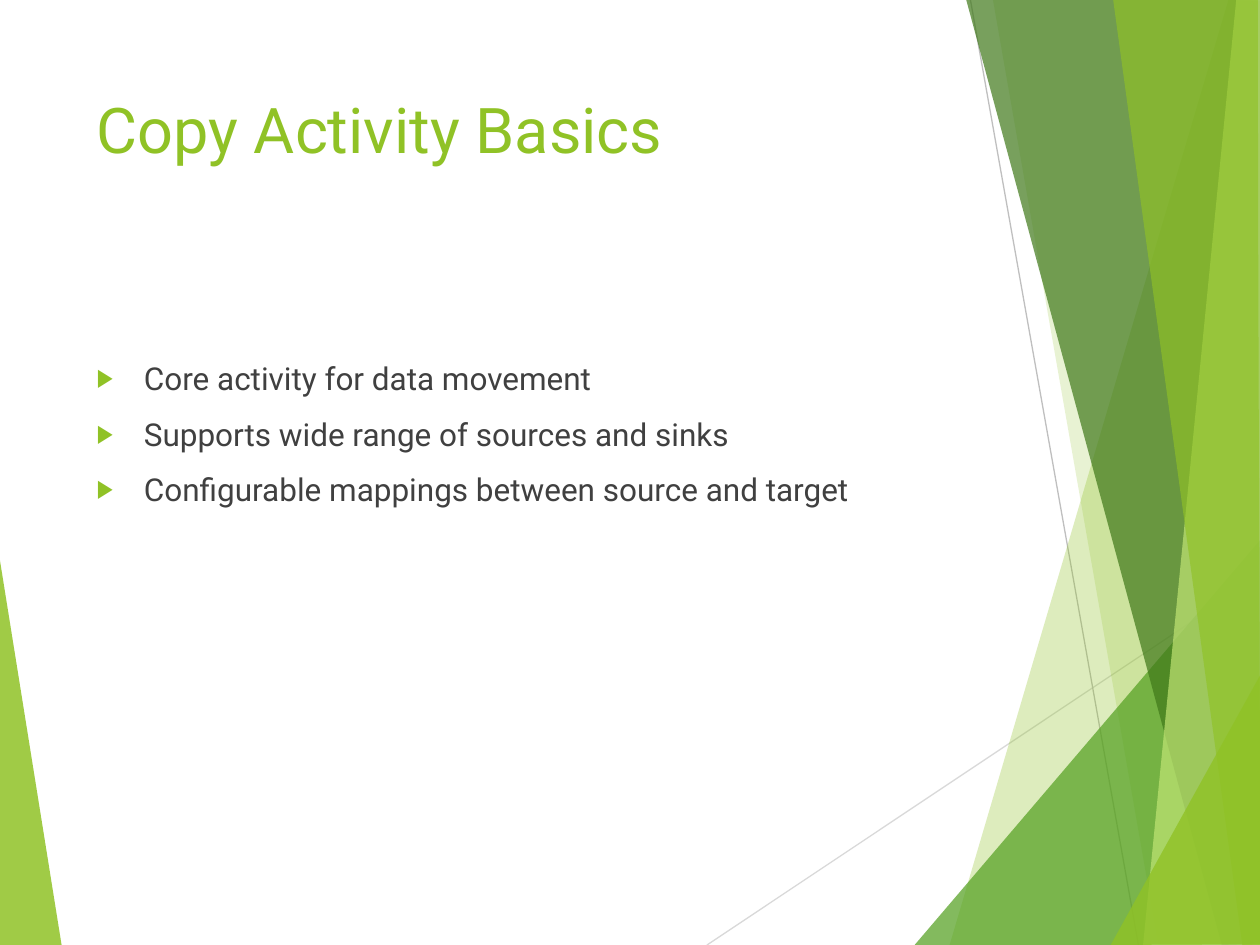
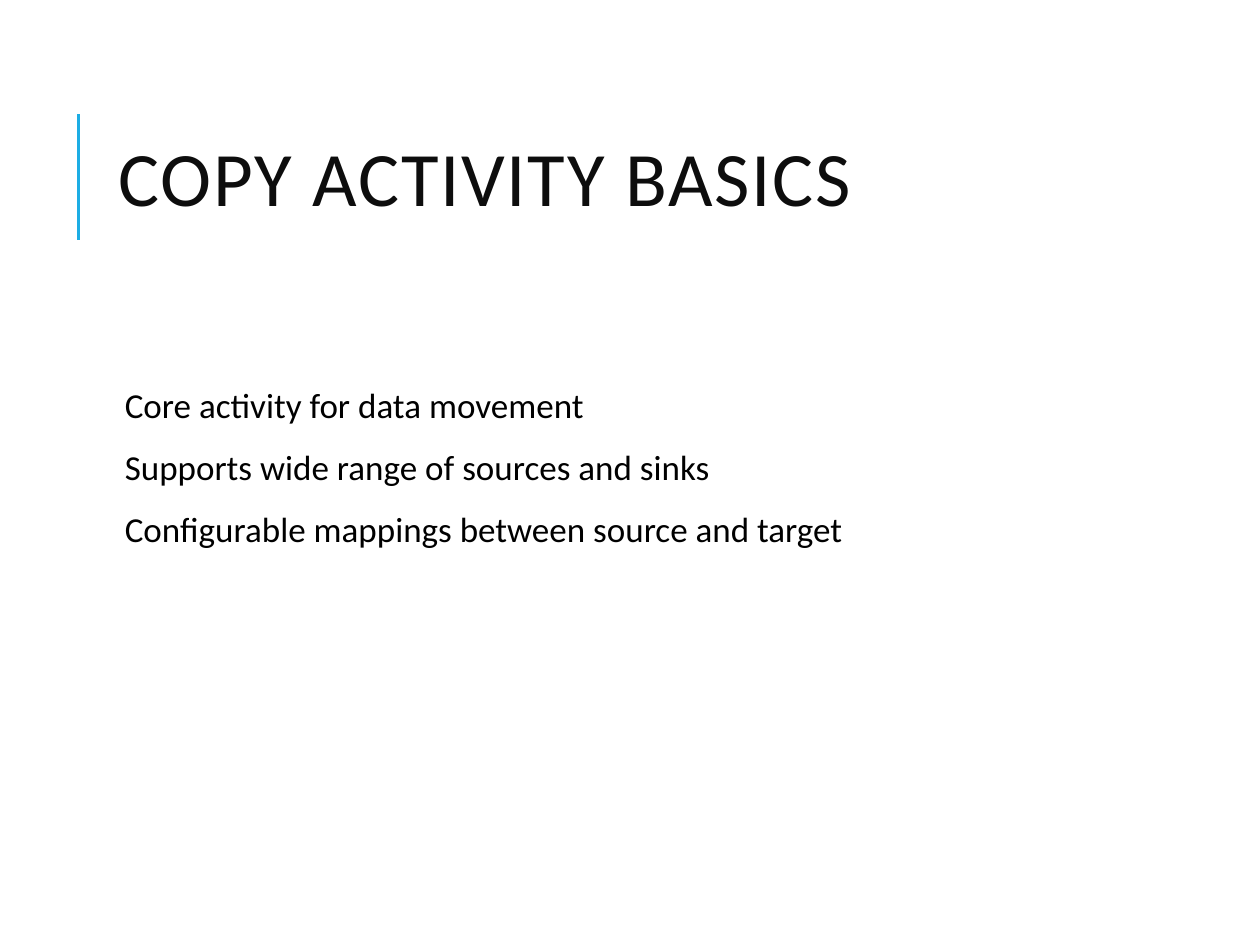
Before and after one commit to vivek1570/DE-Content-WithSnowflakes, a slide deck: slide 8 of Week-1/Day-3/Azure_Data_Factory_Overview.pptx. Drawn at 1260x945 pixels with LibreOffice and Linux fonts; fonts in the diff are those of the drawing. Boxes give left, top, right and bottom in pixels: in the first picture for what was removed or moved away, otherwise in the second. Text is boxed around its words. In the diff, an @@ line names an element or a change of style, - is before the commit and + after.

```diff
--- a/Week-1/Day-3/Azure_Data_Factory_Overview.pptx
+++ b/Week-1/Day-3/Azure_Data_Factory_Overview.pptx
@@ title "COPY ACTIVITY BASICS" at (118,156,850,207): vertical alignment top to middle @@
@@ line added from (78, 239) to (78, 113), #1CADE4 1.5 pt @@
@@ title at (118,156,850,207): text changed; size 36 to 44 pt; font Roboto to Calibri; text colour #90C226 to #0D0D0D @@
-Copy Activity Basics
+COPY ACTIVITY BASICS
@@ text "Core activity for data movement": place and size @@
-text "Core activity for data movement" at (144,366,848,508)
+text "Core activity for data movement" at (125,393,842,548)
@@ text "Core activity for data movement" at (125,393,842,548): size 18 to 20 pt, font Roboto to Calibri, text colour #404040 to #000000; bullet ▶ to  ; line spacing 1 to 0.9; more space between paragraphs; bullet colour #90C226 to #1CADE4 @@
@@ group removed at (0,0,1260,945): 8 freeform shapes, 2 lines @@
```
Also in this commit, not shown: 11 other slides changed, 7 other files.
